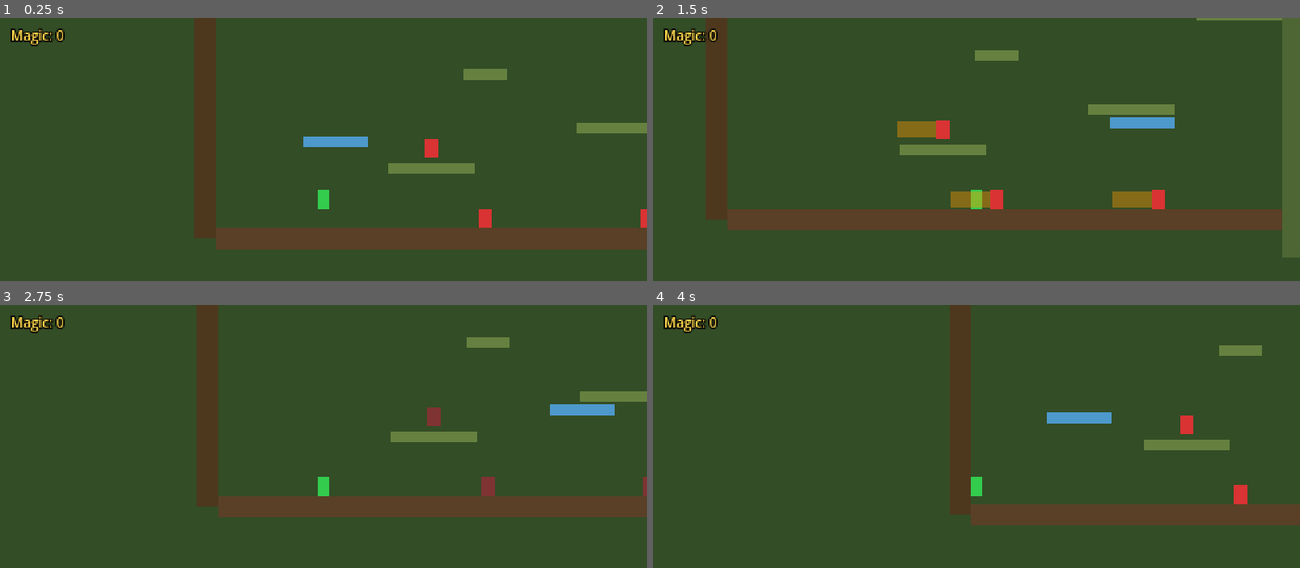
Above: before the commit, frames 1-4 (two rows, left to right).
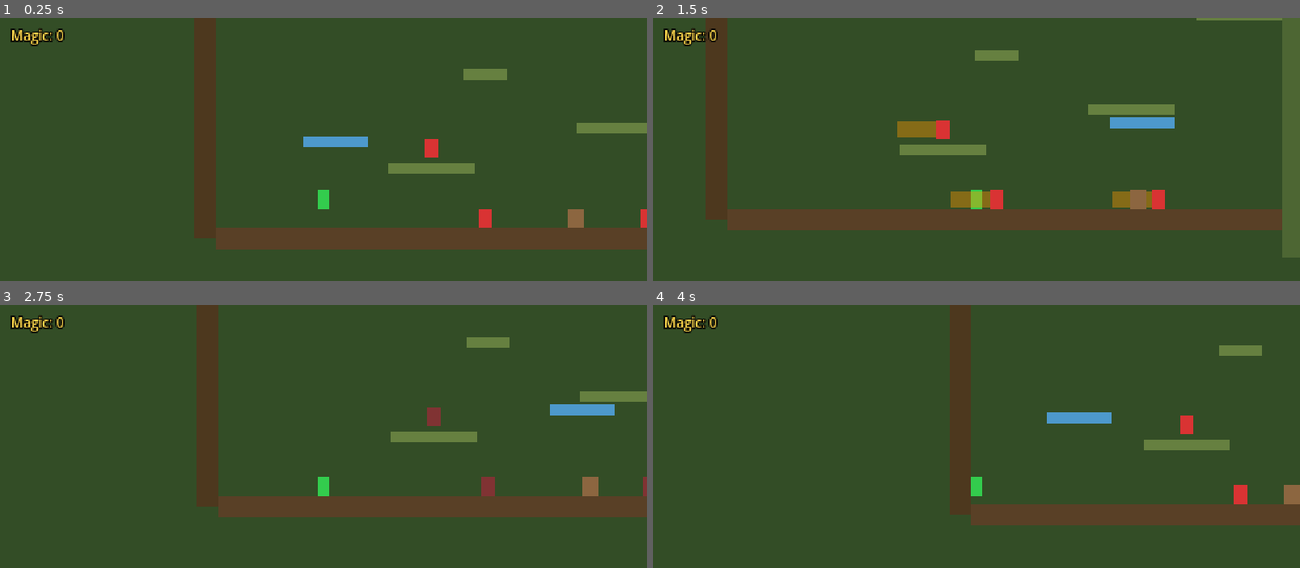
Above: after the commit, the same moments.

Repository: ButterlyEffect/ProjectLegend
Game: Godot game, scene res://scenes/player/test_level.tscn
The game is run twice, just before and just after one commit, with the same random seed, the same clock (stepped at 60 frames per second) and the same inputs.
Inputs (mouse positions are in pixels of both pictures, inside the frame that each line leads up to):
- Up to frame 1 (0.25 s): no input
- Up to frame 2 (1.5 s): tap Enter at 0.5 s; move the mouse to (944, 273) at 0.52 s; hold D (move_right) from 0.53 s (still down); tap F (attack) at 0.6 s; click (944, 273) at 0.67 s; tap Space (jump) at 0.77 s; tap G (parry) at 0.8, 1.35 s; move the mouse to (1170, 254) at 1.27 s
- Up to frame 3 (2.75 s): tap Space (jump) at 1.52 s; tap Shift (slide) at 1.55, 2.1 s; move the mouse to (129, 431) at 2.02 s; release D (move_right) at 2.03 s; hold A (move_left) from 2.03 s (still down); tap F (attack) at 2.3 s
- Up to frame 4 (4 s): keep holding A (move_left); move the mouse to (1008, 486) at 2.77 s; tap F (attack) at 2.85 s; click (1008, 486) at 2.92 s; tap Space (jump) at 3.02, 3.77 s; tap G (parry) at 3.05, 3.6 s; move the mouse to (879, 397) at 3.52 s; tap Shift (slide) at 3.8 s

The runs differ from the first frame. In frame 1, 0.2% of the frame differs, in the area x 87-91%, y 72-80%; in frame 2, 0.2%, in the area x 73-77%, y 65-73%; in frame 3, 0.2%; in frame 4, 0.2%.

Commit message:
Complete Story 2.6: Beetle Soldier + EnemyBase framework
First real moving enemy. State machine: PATROL -> ALERT ->
APPROACH -> TELEGRAPH -> SWING -> COOLDOWN -> HURT. Attack swing
is parry-detectable (DamageZone on layer 64).

- enemy_base.gd: CharacterBody2D parent. Owns HP, gravity,
  knockback, hit flash, floating damage numbers, StringName state
  machine framework, enemy_died signal, optional ContactZone
  polling for passive body damage
- beetle_soldier.gd extends EnemyBase with patrol/chase/attack
  behavior. Disinterest timer gives up chase 1.5s after losing
  sight; flip cooldown prevents oscillation when squeezed
- beetle_soldier.tscn: body, Hurtbox (16), DamageZone (64,
  parryable, only monitorable during SWING), ContactZone
  (always-on body damage)
- player added to "player" group so enemies discover it via
  group lookup (decoupled from scene paths)
- test_level: Beetle1 placed at (260, 254) in the open patrol
  gap between Target1 and Target2

Co-Authored-By: Claude Opus 4.7 (1M context) <noreply@anthropic.com>

Diff:
--- /dev/null
+++ b/game/scenes/enemies/beetle_soldier.gd
@@ -0,0 +1,226 @@
+extends "res://scenes/enemies/enemy_base.gd"
+## Beetle Soldier — first real enemy.
+## States: PATROL → ALERT → APPROACH → TELEGRAPH → SWING → COOLDOWN → ...
+## Attack swing is parry-detectable (DamageZone on layer 64).
+
+const STATE_PATROL := &"patrol"
+const STATE_ALERT := &"alert"
+const STATE_APPROACH := &"approach"
+const STATE_TELEGRAPH := &"telegraph"
+const STATE_SWING := &"swing"
+const STATE_COOLDOWN := &"cooldown"
+const STATE_HURT := &"hurt"
+
+@export_group("Movement")
+@export var patrol_speed: float = 30.0
+@export var approach_speed: float = 60.0
+@export var patrol_distance: float = 60.0  # Half-width from spawn point
+
+@export_group("Detection & Attack")
+@export var detection_radius: float = 90.0
+@export var lose_interest_frames: int = 90  # Frames out-of-range before giving up chase (~1.5s)
+@export var attack_range: float = 22.0
+@export var contact_damage: int = 1
+
+@export_group("Attack Cycle")
+@export var alert_frames: int = 24    # Brief "I see you" pause
+@export var telegraph_frames: int = 30
+@export var swing_frames: int = 16
+@export var cooldown_frames: int = 36
+@export var hurt_stun_frames: int = 14
+
+# --- Internal ---
+var _spawn_position: Vector2
+var _facing_right: bool = true
+var _phase_timer: int = 0
+var _telegraph_flash_timer: int = 0
+var _disinterest_timer: int = 0
+var _patrol_flip_cooldown: int = 0
+var _player: Node2D
+
+
+func _ready() -> void:
+	super._ready()
+	_spawn_position = global_position
+	_player = get_tree().get_first_node_in_group("player")
+	$DamageZone.monitoring = false
+	$DamageZone.monitorable = false
+	$AttackArm.visible = false
+	_change_state(STATE_PATROL)
+
+
+func _update_state(_delta: float) -> void:
+	# Re-acquire player ref if it was missing (e.g., level reload)
+	if _player == null:
+		_player = get_tree().get_first_node_in_group("player")
+
+	match _current_state:
+		STATE_PATROL:
+			_update_patrol()
+		STATE_ALERT:
+			_update_alert()
+		STATE_APPROACH:
+			_update_approach()
+		STATE_TELEGRAPH:
+			_update_telegraph()
+		STATE_SWING:
+			_update_swing()
+		STATE_COOLDOWN:
+			_update_cooldown()
+		STATE_HURT:
+			_update_hurt()
+
+
+func _update_patrol() -> void:
+	velocity.x = (1.0 if _facing_right else -1.0) * patrol_speed
+	var dx: float = global_position.x - _spawn_position.x
+	var hit_bound: bool = (_facing_right and dx > patrol_distance) or (not _facing_right and dx < -patrol_distance)
+	if _patrol_flip_cooldown > 0:
+		_patrol_flip_cooldown -= 1
+	elif hit_bound or is_on_wall():
+		_facing_right = not _facing_right
+		_patrol_flip_cooldown = 12  # ~200ms before another flip is allowed
+	if _can_detect_player():
+		_face_player()
+		_change_state(STATE_ALERT)
+
+
+func _update_alert() -> void:
+	velocity.x = 0.0
+	_phase_timer -= 1
+	if _phase_timer <= 0:
+		_change_state(STATE_APPROACH)
+
+
+func _update_approach() -> void:
+	if _player == null:
+		_change_state(STATE_PATROL)
+		return
+	# Track disinterest — give up if player stays out of range long enough
+	if _can_detect_player():
+		_disinterest_timer = 0
+	else:
+		_disinterest_timer += 1
+		if _disinterest_timer >= lose_interest_frames:
+			_change_state(STATE_PATROL)
+			return
+	_face_player()
+	var to_player_x: float = _player.global_position.x - global_position.x
+	var distance: float = absf(to_player_x)
+	if distance <= attack_range:
+		velocity.x = 0.0
+		_change_state(STATE_TELEGRAPH)
+		return
+	velocity.x = (1.0 if _facing_right else -1.0) * approach_speed
+
+
+func _update_telegraph() -> void:
+	velocity.x = 0.0
+	_telegraph_flash_timer -= 1
+	if _telegraph_flash_timer <= 0:
+		_telegraph_flash_timer = 6
+		$AttackArm.visible = not $AttackArm.visible
+	_phase_timer -= 1
+	if _phase_timer <= 0:
+		_change_state(STATE_SWING)
+
+
+func _update_swing() -> void:
+	velocity.x = 0.0
+	for area in $DamageZone.get_overlapping_areas():
+		var target: Node = area.get_parent()
+		var health: Node = target.get_node_or_null("PlayerHealth")
+		if health and health.has_method("take_damage"):
+			health.take_damage(contact_damage, global_position)
+	_phase_timer -= 1
+	if _phase_timer <= 0:
+		_change_state(STATE_COOLDOWN)
+
+
+func _update_cooldown() -> void:
+	velocity.x = 0.0
+	_phase_timer -= 1
+	if _phase_timer <= 0:
+		if _can_detect_player():
+			_change_state(STATE_APPROACH)
+		else:
+			_change_state(STATE_PATROL)
+
+
+func _update_hurt() -> void:
+	# Knockback decays naturally via friction; just count down
+	velocity.x = move_toward(velocity.x, 0.0, 600.0 * get_physics_process_delta_time())
+	_phase_timer -= 1
+	if _phase_timer <= 0:
+		if _can_detect_player():
+			_change_state(STATE_APPROACH)
+		else:
+			_change_state(STATE_PATROL)
+
+
+func _enter_state(state: StringName) -> void:
+	match state:
+		STATE_PATROL:
+			$Visual.color = Color(0.55, 0.4, 0.25, 1.0)
+			$AttackArm.visible = false
+			$DamageZone.monitoring = false
+			$DamageZone.monitorable = false
+		STATE_ALERT:
+			$Visual.color = Color(1.0, 0.7, 0.2, 1.0)
+			_phase_timer = alert_frames
+		STATE_APPROACH:
+			$Visual.color = Color(0.7, 0.35, 0.2, 1.0)
+			_disinterest_timer = 0
+		STATE_TELEGRAPH:
+			_phase_timer = telegraph_frames
+			_telegraph_flash_timer = 6
+			$AttackArm.color = Color(1.0, 0.6, 0.0, 0.45)
+			$AttackArm.visible = true
+			_orient_attack()
+		STATE_SWING:
+			_phase_timer = swing_frames
+			$DamageZone.monitoring = true
+			$DamageZone.monitorable = true
+			$AttackArm.color = Color(1.0, 0.15, 0.15, 0.95)
+			$AttackArm.visible = true
+			$Visual.color = Color(1.0, 0.3, 0.2, 1.0)
+		STATE_COOLDOWN:
+			_phase_timer = cooldown_frames
+			$DamageZone.monitoring = false
+			$DamageZone.monitorable = false
+			$AttackArm.visible = false
+			$Visual.color = Color(0.45, 0.3, 0.2, 1.0)
+		STATE_HURT:
+			_phase_timer = hurt_stun_frames
+			$DamageZone.monitoring = false
+			$DamageZone.monitorable = false
+			$AttackArm.visible = false
+
+
+func _face_player() -> void:
+	if _player:
+		_facing_right = _player.global_position.x > global_position.x
+
+
+func _orient_attack() -> void:
+	# Place attack arm and damage zone in front of facing direction
+	var dir: float = 1.0 if _facing_right else -1.0
+	$AttackArm.offset_left = dir * 4 - 14
+	$AttackArm.offset_right = dir * 4 + 14
+	$DamageZone/CollisionShape2D.position = Vector2(dir * 18, -7)
+
+
+func _can_detect_player() -> bool:
+	if _player == null:
+		return false
+	return global_position.distance_to(_player.global_position) <= detection_radius
+
+
+# Override take_damage to add hurt state + knockback
+func take_damage(amount: int) -> void:
+	var was_alive: bool = not _is_dead
+	super.take_damage(amount)
+	if was_alive and not _is_dead:
+		var knockback_source: Vector2 = _player.global_position if _player else global_position
+		apply_knockback_from(knockback_source)
+		_change_state(STATE_HURT)
--- /dev/null
+++ b/game/scenes/enemies/beetle_soldier.tscn
@@ -0,0 +1,69 @@
+[gd_scene format=3 uid="uid://caf580l3jpqcm"]
+
+[ext_resource type="Script" path="res://scenes/enemies/beetle_soldier.gd" id="1"]
+
+[sub_resource type="RectangleShape2D" id="body_shape"]
+size = Vector2(12, 14)
+
+[sub_resource type="RectangleShape2D" id="hurtbox_shape"]
+size = Vector2(14, 16)
+
+[sub_resource type="RectangleShape2D" id="contact_zone_shape"]
+size = Vector2(14, 16)
+
+[sub_resource type="RectangleShape2D" id="damage_zone_shape"]
+size = Vector2(20, 12)
+
+[node name="BeetleSoldier" type="CharacterBody2D"]
+collision_layer = 1
+collision_mask = 1
+script = ExtResource("1")
+
+[node name="CollisionShape2D" type="CollisionShape2D" parent="."]
+position = Vector2(0, -7)
+shape = SubResource("body_shape")
+
+[node name="Visual" type="ColorRect" parent="."]
+offset_left = -6.0
+offset_top = -14.0
+offset_right = 6.0
+offset_bottom = 0.0
+color = Color(0.55, 0.4, 0.25, 1)
+
+[node name="Hurtbox" type="Area2D" parent="."]
+collision_layer = 16
+collision_mask = 8
+monitoring = true
+monitorable = true
+
+[node name="CollisionShape2D" type="CollisionShape2D" parent="Hurtbox"]
+position = Vector2(0, -7)
+shape = SubResource("hurtbox_shape")
+
+[node name="DamageZone" type="Area2D" parent="."]
+collision_layer = 64
+collision_mask = 32
+monitoring = false
+monitorable = false
+
+[node name="CollisionShape2D" type="CollisionShape2D" parent="DamageZone"]
+position = Vector2(18, -7)
+shape = SubResource("damage_zone_shape")
+
+[node name="ContactZone" type="Area2D" parent="."]
+collision_layer = 0
+collision_mask = 32
+monitoring = true
+monitorable = false
+
+[node name="CollisionShape2D" type="CollisionShape2D" parent="ContactZone"]
+position = Vector2(0, -7)
+shape = SubResource("contact_zone_shape")
+
+[node name="AttackArm" type="ColorRect" parent="."]
+visible = false
+offset_left = -10.0
+offset_top = -13.0
+offset_right = 18.0
+offset_bottom = -1.0
+color = Color(1.0, 0.15, 0.15, 0.9)
--- /dev/null
+++ b/game/scenes/enemies/enemy_base.gd
@@ -0,0 +1,143 @@
+extends CharacterBody2D
+## Base class for ground enemies. Handles HP, gravity, knockback,
+## floating damage numbers, and a StringName state machine framework.
+## Subclasses implement specific behavior in _update_state / _enter_state.
+
+signal damaged(amount: int)
+signal enemy_died
+
+@export var max_hp: int = 5
+@export var gravity: float = 600.0
+@export var max_fall_speed: float = 300.0
+@export var knockback_force: float = 80.0
+@export var body_damage: int = 1  # Passive contact damage when player touches the enemy body
+
+var _current_state: StringName
+var _current_hp: int
+var _is_dead: bool = false
+
+
+func _ready() -> void:
+	_current_hp = max_hp
+
+
+func _physics_process(delta: float) -> void:
+	if _is_dead:
+		return
+	if not is_on_floor():
+		velocity.y = min(velocity.y + gravity * delta, max_fall_speed)
+	_update_state(delta)
+	move_and_slide()
+	_check_body_contact_damage()
+
+
+func _check_body_contact_damage() -> void:
+	if body_damage <= 0:
+		return
+	var contact_zone: Area2D = get_node_or_null("ContactZone") as Area2D
+	if contact_zone == null:
+		return
+	for area in contact_zone.get_overlapping_areas():
+		var target: Node = area.get_parent()
+		var health: Node = target.get_node_or_null("PlayerHealth")
+		if health and health.has_method("take_damage"):
+			health.take_damage(body_damage, global_position)
+
+
+func _update_state(_delta: float) -> void:
+	pass
+
+
+func _change_state(new_state: StringName) -> void:
+	_exit_state(_current_state)
+	_current_state = new_state
+	_enter_state(new_state)
+
+
+func _enter_state(_state: StringName) -> void:
+	pass
+
+
+func _exit_state(_state: StringName) -> void:
+	pass
+
+
+func take_damage(amount: int) -> void:
+	if _is_dead:
+		return
+	_current_hp -= amount
+	damaged.emit(amount)
+	_spawn_damage_number(amount)
+	_flash_hit()
+	if _current_hp <= 0:
+		_die()
+
+
+func apply_knockback_from(source_position: Vector2) -> void:
+	var dir: Vector2 = (global_position - source_position).normalized()
+	if dir == Vector2.ZERO:
+		dir = Vector2.LEFT
+	velocity.x = dir.x * knockback_force
+	velocity.y = -knockback_force * 0.4
+
+
+func _flash_hit() -> void:
+	var visual: ColorRect = get_node_or_null("Visual") as ColorRect
+	if not visual:
+		return
+	var original: Color = visual.color
+	visual.color = Color.WHITE
+	await get_tree().create_timer(0.08).timeout
+	if is_inside_tree() and not _is_dead:
+		visual.color = original
+
+
+func _die() -> void:
+	_is_dead = true
+	enemy_died.emit()
+	visible = false
+	var hurtbox: Area2D = get_node_or_null("Hurtbox") as Area2D
+	if hurtbox:
+		hurtbox.monitoring = false
+		hurtbox.monitorable = false
+	var damage_zone: Area2D = get_node_or_null("DamageZone") as Area2D
+	if damage_zone:
+		damage_zone.monitoring = false
+		damage_zone.monitorable = false
+	var contact_zone: Area2D = get_node_or_null("ContactZone") as Area2D
+	if contact_zone:
+		contact_zone.monitoring = false
+		contact_zone.monitorable = false
+	$CollisionShape2D.set_deferred("disabled", true)
+	set_physics_process(false)
+
+
+func _spawn_damage_number(amount: int) -> void:
+	var label := Label.new()
+	label.text = str(amount)
+	label.z_index = 100
+	var color := Color.WHITE
+	if amount >= 3:
+		color = Color(1.0, 0.35, 0.2, 1.0)
+	elif amount >= 2:
+		color = Color(1.0, 0.85, 0.3, 1.0)
+	label.modulate = color
+	label.add_theme_font_size_override("font_size", 14 + amount * 4)
+	label.add_theme_color_override("font_outline_color", Color.BLACK)
+	label.add_theme_constant_override("outline_size", 4)
+	var jitter := randf_range(-10.0, 10.0)
+	label.position = global_position + Vector2(jitter - 6, -36)
+	get_tree().current_scene.add_child(label)
+	var rise_to: float = label.position.y - 28
+	var tween := create_tween().set_parallel(true)
+	tween.tween_property(label, "position:y", rise_to, 0.6).set_trans(Tween.TRANS_QUAD).set_ease(Tween.EASE_OUT)
+	tween.tween_property(label, "modulate:a", 0.0, 0.5).set_delay(0.2)
+	tween.chain().tween_callback(label.queue_free)
+
+
+func is_dead() -> bool:
+	return _is_dead
+
+
+func get_current_hp() -> int:
+	return _current_hp
--- a/game/scenes/player/movement_controller.gd
+++ b/game/scenes/player/movement_controller.gd
@@ -92,6 +92,7 @@
 	_last_safe_position = global_position
 	_blade_original_color = blade_visual.color
 	_player_original_color = player_sprite.color
+	add_to_group("player")
 
 
 func _physics_process(delta: float) -> void:
--- a/game/scenes/player/test_level.tscn
+++ b/game/scenes/player/test_level.tscn
@@ -3,6 +3,7 @@
 [ext_resource type="PackedScene" uid="uid://bplayer001" path="res://scenes/player/player.tscn" id="1"]
 [ext_resource type="Script" uid="uid://hsk2rqmufqb" path="res://scenes/player/test_level.gd" id="2"]
 [ext_resource type="PackedScene" uid="uid://bdummytarget001" path="res://scenes/enemies/dummy_target.tscn" id="3"]
+[ext_resource type="PackedScene" uid="uid://bbeetlesoldier001" path="res://scenes/enemies/beetle_soldier.tscn" id="4"]
 
 [sub_resource type="RectangleShape2D" id="ground_shape"]
 size = Vector2(480, 16)
@@ -141,6 +142,9 @@
 [node name="Target3" parent="." instance=ExtResource("3")]
 position = Vector2(160, 202)
 
+[node name="Beetle1" parent="." instance=ExtResource("4")]
+position = Vector2(260, 254)
+
 [node name="MovingPlatform" type="AnimatableBody2D" parent="."]
 position = Vector2(80, 190)
 collision_layer = 1
Not shown, added: game/scenes/enemies/beetle_soldier.gd.uid
Not shown, added: game/scenes/enemies/enemy_base.gd.uid
Not shown, changed: CLAUDE.md
